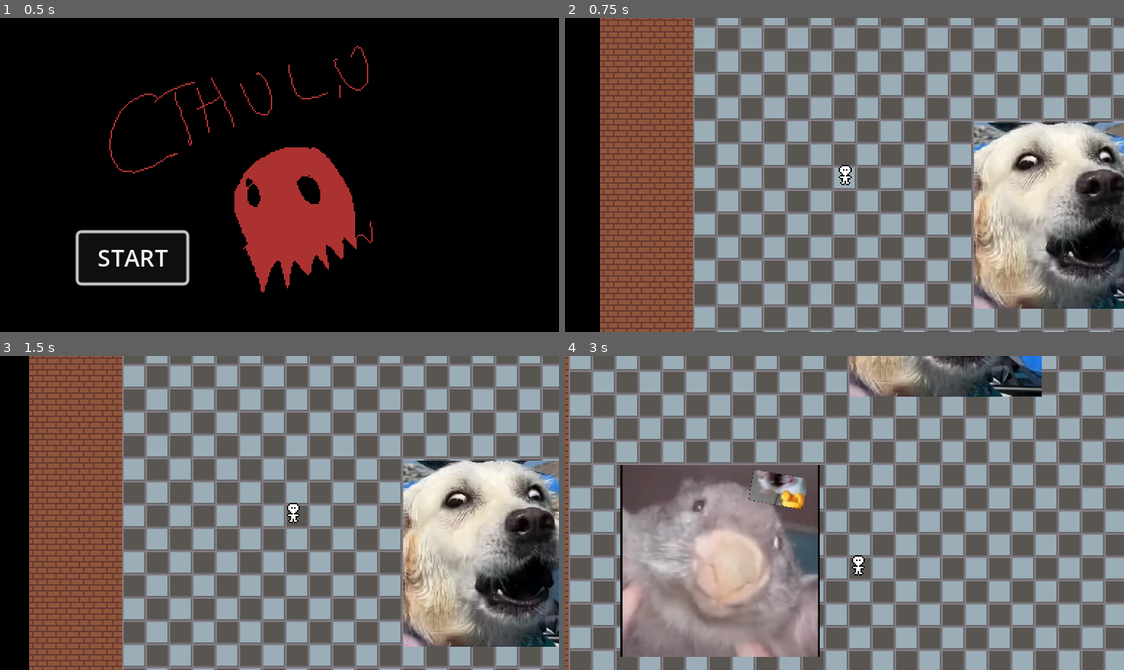
Above: before the commit, frames 1-4 (two rows, left to right).
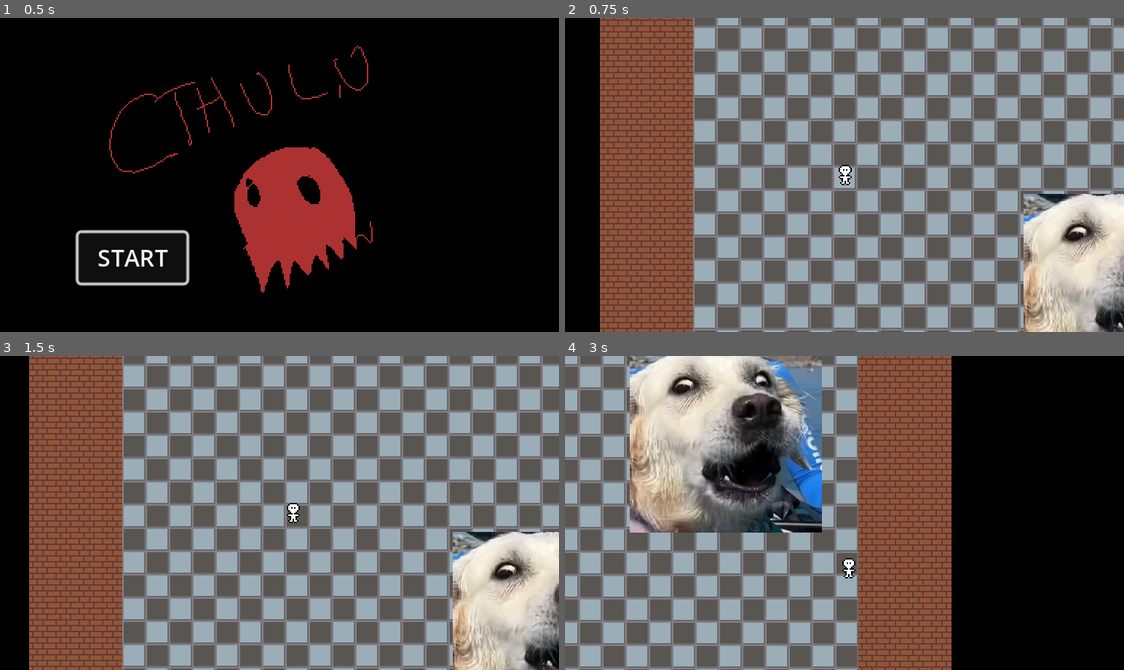
Above: after the commit, the same moments.

Repository: Allov/ld55
Game: Godot game, scene res://scenes/main.tscn
The game is run twice, just before and just after one commit, with the same random seed, the same clock (stepped at 60 frames per second) and the same inputs. The engine's default icon, where the game draws it, is replaced by a stand-in: a white triangle on a blue panel in a dark square.
Inputs:
- Up to frame 1 (0.5 s): no input
- Up to frame 2 (0.75 s): click "START" at 0.5 s
- Up to frame 3 (1.5 s): tap Enter at 1.25 s; hold D (move_right) from 1.28 s (still down); tap E (action) at 1.35 s
- Up to frame 4 (3 s): release D (move_right) at 2.03 s; hold Down (move_down) 2.03-2.78 s; tap Space (dash) at 2.1 s; hold D (move_right) from 2.78 s (still down); tap E (action) at 2.85 s

Frame 1 is identical in both runs. In frame 2, 16% of the frame differs, in the area x 73-100%, y 33-100%; in frame 3, 17%; in frame 4, 90%, in the area x 0-100%, y 0-100%.

Commit message:
Player can lose life

Diff:
--- a/components/hurtbox.gd
+++ b/components/hurtbox.gd
@@ -8,7 +8,10 @@
 func _ready():
 	connect("area_entered", _on_area_entered)
 
-func _on_area_entered(hitbox: Hitbox) -> void:
-	if hitbox != null:
-		health.health -= hitbox.damage
-		received_damage.emit(hitbox.damage)
+func _on_area_entered(area: Area2D) -> void:
+	if area is Hitbox:
+		if get_parent() is Player:
+			GameManager.lose_life()
+		else:
+			health.health -= area.damage
+			received_damage.emit(area.damage)
--- a/scenes/fridge.tscn
+++ b/scenes/fridge.tscn
@@ -6,7 +6,6 @@
 [ext_resource type="PackedScene" uid="uid://b4ck1ajh7elbm" path="res://scenes/player.tscn" id="4_41ip0"]
 [ext_resource type="PackedScene" uid="uid://dax2c82gpwk0b" path="res://scenes/enemies/enemy1.tscn" id="5_03tni"]
 [ext_resource type="PackedScene" uid="uid://byphuqq7bbdpu" path="res://scenes/guards/guard1.tscn" id="6_o1nww"]
-[ext_resource type="PackedScene" uid="uid://cm4fc8vn2pg73" path="res://scenes/projectiles/projectile1.tscn" id="7_ivvou"]
 
 [sub_resource type="TileMapPattern" id="TileMapPattern_0yai2"]
 tile_data = PackedInt32Array(0, 1, 0, 65536, 0, 0, 131072, 1, 0, 196608, 0, 0, 262144, 1, 0, 327680, 0, 0, 393216, 1, 0 …(757 unchanged characters)…
@@ -53,10 +52,8 @@
 [node name="Camera2D" type="Camera2D" parent="Player"]
 position_smoothing_enabled = true
 
-[node name="Enemy" parent="." node_paths=PackedStringArray("detection_area") instance=ExtResource("5_03tni")]
+[node name="Enemy" parent="." instance=ExtResource("5_03tni")]
 position = Vector2(104, 258)
-detection_area = NodePath("Area2D")
 
 [node name="Guard" parent="." instance=ExtResource("6_o1nww")]
-position = Vector2(259, 82)
-projectile_scene = ExtResource("7_ivvou")
+position = Vector2(293, 131)
--- a/scenes/player.tscn
+++ b/scenes/player.tscn
@@ -1,7 +1,8 @@
-[gd_scene load_steps=6 format=3 uid="uid://b4ck1ajh7elbm"]
+[gd_scene load_steps=8 format=3 uid="uid://b4ck1ajh7elbm"]
 
 [ext_resource type="Script" path="res://scripts/player.gd" id="1_qmujo"]
 [ext_resource type="Texture2D" uid="uid://bqujgyr3aaqwj" path="res://assets/player.png" id="2_kghhj"]
+[ext_resource type="Script" path="res://components/hurtbox.gd" id="3_v62kt"]
 
 [sub_resource type="CircleShape2D" id="CircleShape2D_s0nsr"]
 radius = 7.0
@@ -11,6 +12,8 @@
 
 [sub_resource type="CircleShape2D" id="CircleShape2D_gglyw"]
 radius = 19.105
+
+[sub_resource type="CapsuleShape2D" id="CapsuleShape2D_htfjs"]
 
 [node name="Player" type="CharacterBody2D"]
 collision_layer = 4
@@ -38,3 +41,11 @@
 
 [node name="CollisionShape2D" type="CollisionShape2D" parent="CookArea"]
 shape = SubResource("CircleShape2D_gglyw")
+
+[node name="Hurtbox" type="Area2D" parent="."]
+collision_layer = 32
+collision_mask = 16
+script = ExtResource("3_v62kt")
+
+[node name="CollisionShape2D" type="CollisionShape2D" parent="Hurtbox"]
+shape = SubResource("CapsuleShape2D_htfjs")
Not shown: 1 places in scenes/fridge.tscn that only renumber resources
